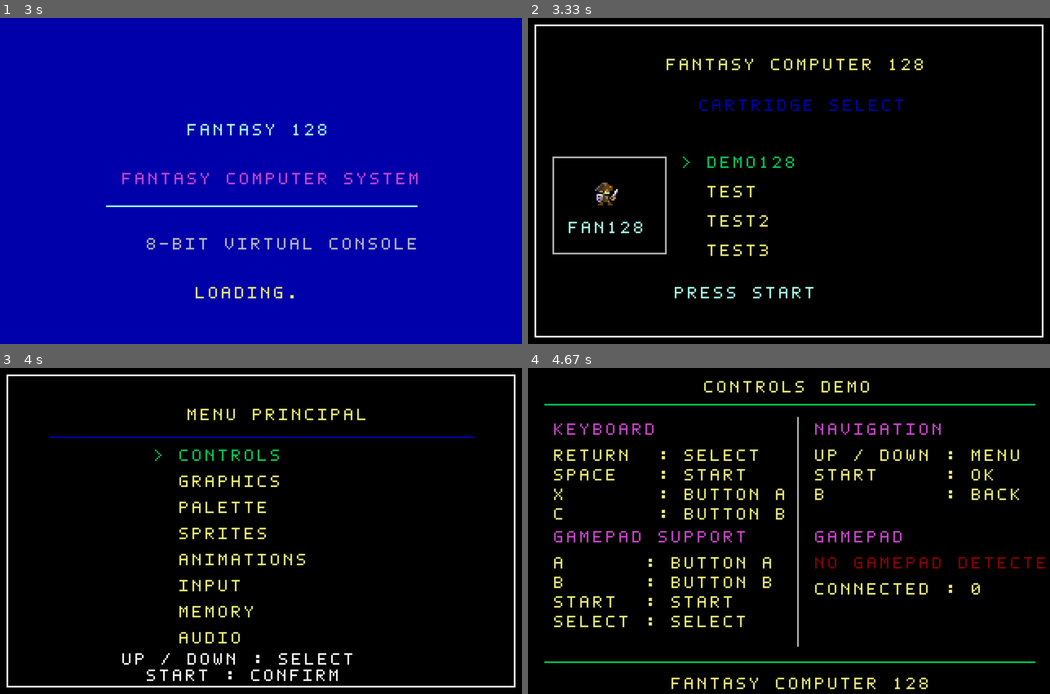
Above: before the commit, frames 1-4 (two rows, left to right).
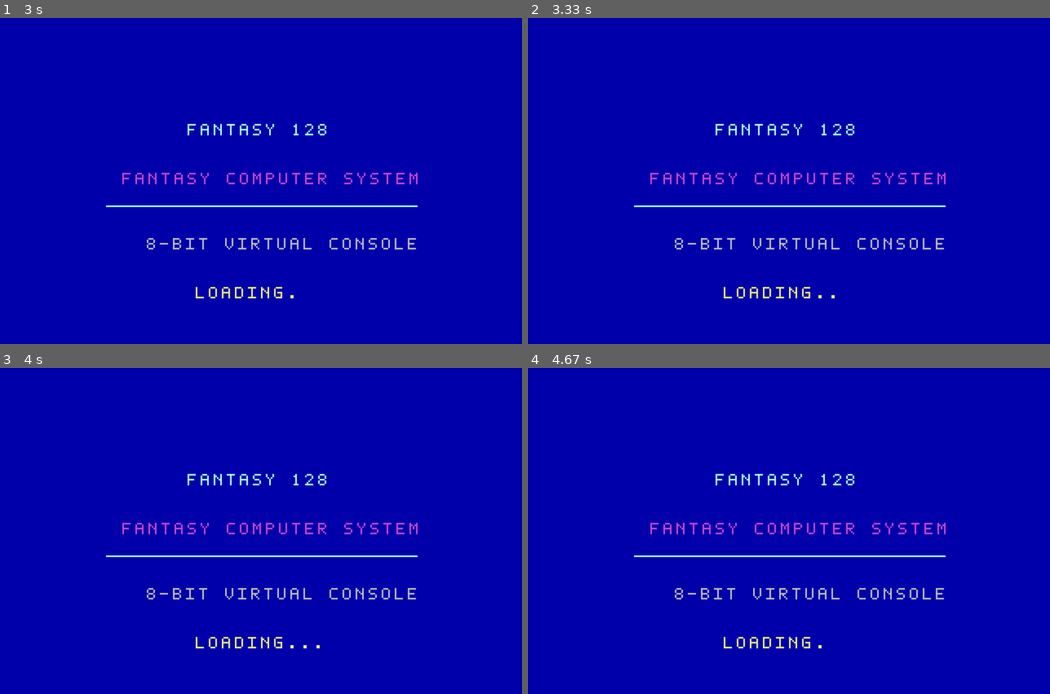
Above: after the commit, the same moments.

Repository: Christever/FantasyComputer128
Game: LÖVE game, started from main.lua
The game is run twice, just before and just after one commit, with the same random seed, the same clock (stepped at 60 frames per second) and the same inputs.
Inputs:
- Up to frame 1 (3 s): no input
- Up to frame 2 (3.33 s): no input
- Up to frame 3 (4 s): tap Enter at 3.33, 3.67 s
- Up to frame 4 (4.67 s): tap Enter at 4, 4.33 s

Frame 1 is identical in both runs. In frame 2, 100% of the frame differs, in the area x 0-100%, y 0-100%; in frame 3, 100%; in frame 4, 100%.

Commit message:
Mise à jour du projet Fantasy Computer 128 : ajout de la démo d'animations, modification des fichiers de configuration, ajustement des scripts de construction et mise à jour des styles CSS.

Diff:
--- /dev/null
+++ b/cartridges/demo128/demos/AnimationsDemo.lua
@@ -0,0 +1,51 @@
+local AnimationsDemo = {}
+
+local animationSheet1, heroicSheet, heartSheet
+local heartAnimation, animation1, heroicAnimation, animation2
+
+function AnimationsDemo.create()
+    animationSheet1 = f_spritesheet("cartridges/demo128/assets/sprites/player.png", 16, 16)
+    animation1      = f_animation(animationSheet1, { 1, 2, 3 }, 5, "loop")
+    animation2      = f_animation(animationSheet1, { 5, 6, 7 }, 5)
+    heroicSheet     = f_spritesheet("cartridges/demo128/assets/sprites/test.png", 16, 16)
+    heroicAnimation = f_animation(heroicSheet, { 1, 2 }, 2, "loop")
+    heartSheet      = f_spritesheet("cartridges/demo128/assets/sprites/heart.png", 16, 16)
+    heartAnimation  = f_animation(heartSheet, { 1, 2 }, 2, "loop")
+end
+
+function AnimationsDemo.draw()
+    f_cls(0)
+
+    -- Titre
+    f_print("ANIMATIONS DEMO", 104, 8, 7)
+
+    -- Separateur
+    f_line(10, 22, 310, 22, 5)
+
+    -- Zone droite : animations
+    f_print("SPRITESHEET\nANIMATIONS", 170, 34, 4)
+
+    -- Premiere rangee
+    f_spr(animation1, 195, 60)
+    f_spr(animation2, 260, 60)
+
+    f_print("PLAYER", 190, 82, 7)
+    f_print("PLAYER", 255, 82, 7)
+
+    -- Deuxieme rangee
+    f_spr(heroicAnimation, 195, 100)
+    f_spr(heartAnimation, 260, 100)
+
+    f_print("HEROIC", 195, 122, 7)
+    f_print("HEART", 255, 122, 7)
+
+    -- Explications
+    f_print("f_animation()", 175, 145, 3)
+    f_print("f_spr()", 175, 157, 3)
+
+    -- Separateur
+    f_line(10, 180, 310, 180, 5)
+
+    f_print("FANTASY COMPUTER 128", 88, 190, 7)
+end
+return AnimationsDemo
--- a/cartridges/demo128/demos/SpritesDemo.lua
+++ b/cartridges/demo128/demos/SpritesDemo.lua
@@ -72,6 +72,11 @@
     f_spr(perso3, 195, 100)
     f_spr(perso4, 260, 100)
 
+    -- Explication
+    f_print("ONE IMAGE,\n MANY SPRITES", 175, 135, 3)
+    f_print("f_spritesheet()", 175, 157, 3)
+    f_print("f_get_sprite()", 175, 169, 3)
+
     -- Bas de l'ecran
     f_line(10, 180, 310, 180, 5)
     f_print("FANTASY COMPUTER 128", 88, 190, 7)
--- a/cartridges/demo128/main.lua
+++ b/cartridges/demo128/main.lua
@@ -1,25 +1,26 @@
-local Screens       = require("cartridges.demo128.screens")
-local Config        = require("cartridges.demo128.config")
-local Menu          = require("cartridges.demo128.menu")
-local GraphicsDemo  = require("cartridges.demo128.demos.GraphicsDemo")
-local PaletteDemo   = require("cartridges.demo128.demos.PaletteDemo")
-local SpritesDemo   = require("cartridges.demo128.demos.SpritesDemo")
-local ControlsDemo  = require("cartridges.demo128.demos.ControlsDemo")
+local Screens        = require("cartridges.demo128.screens")
+local Config         = require("cartridges.demo128.config")
+local Menu           = require("cartridges.demo128.menu")
+local GraphicsDemo   = require("cartridges.demo128.demos.GraphicsDemo")
+local PaletteDemo    = require("cartridges.demo128.demos.PaletteDemo")
+local SpritesDemo    = require("cartridges.demo128.demos.SpritesDemo")
+local ControlsDemo   = require("cartridges.demo128.demos.ControlsDemo")
+local AnimationsDemo = require("cartridges.demo128.demos.AnimationsDemo")
 
-local SCREEN_WIDTH  = Config.SCREEN_WIDTH
-local SCREEN_HEIGHT = Config.SCREEN_HEIGHT
-local CENTER_X      = SCREEN_WIDTH / 2
-local CENTER_Y      = SCREEN_HEIGHT / 2
+local SCREEN_WIDTH   = Config.SCREEN_WIDTH
+local SCREEN_HEIGHT  = Config.SCREEN_HEIGHT
+local CENTER_X       = SCREEN_WIDTH / 2
+local CENTER_Y       = SCREEN_HEIGHT / 2
 
-local elapsed       = 0
+local elapsed        = 0
 local logoAnimation
-local currentScreen = "title"
-local selectedItem  = nil
+local currentScreen  = "title"
+local selectedItem   = nil
 
 
 function BOOT()
     SpritesDemo.create()
-
+    AnimationsDemo.create()
 end
 
 function FAN128(dt)
@@ -51,6 +52,8 @@
             PaletteDemo.draw()
         elseif selectedItem == "SPRITES" then
             SpritesDemo.draw()
+        elseif selectedItem == "ANIMATIONS" then
+            AnimationsDemo.draw()
         else
             f_print("DEMO : " .. selectedItem, 100, 90, 7)
         end
--- /dev/null
+++ b/system/Bit.lua
@@ -0,0 +1,41 @@
+-- Operations binaires compatibles Lua standard
+
+local Bit = {}
+
+-- ET logique
+function Bit.band(a, b)
+    local result = 0
+    local power = 1
+
+    for i = 1, 32 do
+        local bitA = a % 2
+        local bitB = b % 2
+
+        if bitA == 1 and bitB == 1 then
+            result = result + power
+        end
+
+        a = math.floor(a / 2)
+        b = math.floor(b / 2)
+        power = power * 2
+    end
+
+    return result
+end
+
+-- OU logique
+function Bit.bor(a, b)
+    return a + b - Bit.band(a, b)
+end
+
+-- OU exclusif
+function Bit.bxor(a, b)
+    return Bit.bor(a, b) - Bit.band(a, b)
+end
+
+-- Inversion des bits
+function Bit.bnot(a)
+    return 0xFFFFFFFF - a
+end
+
+return Bit
--- a/system/Config.lua
+++ b/system/Config.lua
@@ -5,7 +5,7 @@
 Config.DEVELOPER_MODE = false
 
 -- Durée de l'écran de démarrage (secondes)
-Config.STARTUP_DURATION = 3
+Config.STARTUP_DURATION = 10
 
 -- Programme chargé actuellement
 Config.PROGRAM_PATH = "programs/main.lua"
--- a/system/audio/Audio.lua
+++ b/system/audio/Audio.lua
@@ -1,4 +1,4 @@
-local bit = require("bit")
+local bit = require("system.Bit")
 
 ---@class Audio
 local Audio = {}
--- a/system/cpu/CPU.lua
+++ b/system/cpu/CPU.lua
@@ -1,4 +1,4 @@
-local bit = require("bit")
+local bit = require("system.Bit")
 local Logger = require("system.Logger")
 ---@class CPU
 local CPU = {}
--- a/system/video/Palette.lua
+++ b/system/video/Palette.lua
@@ -85,7 +85,8 @@
     local bestIndex = 0
     local bestDistance = math.huge
 
-    for index, color in pairs(Palette.colors) do
+    for index = 0, #Palette.DEFAULT_COLORS - 1 do
+        local color = Palette.colors[index]
         local dr = r - color.r
         local dg = g - color.g
         local db = b - color.b
Not shown, changed: package.json
Not shown, changed: build.sh
Not shown, changed: setup.sh
